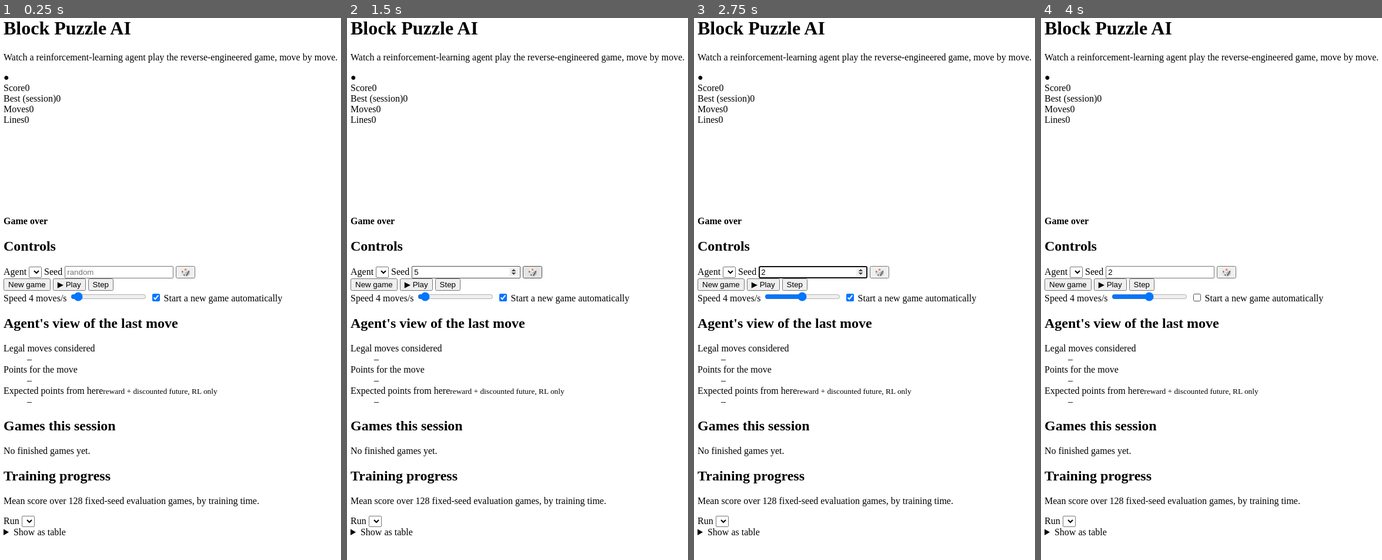
Above: before the commit, frames 1-4 (left to right).
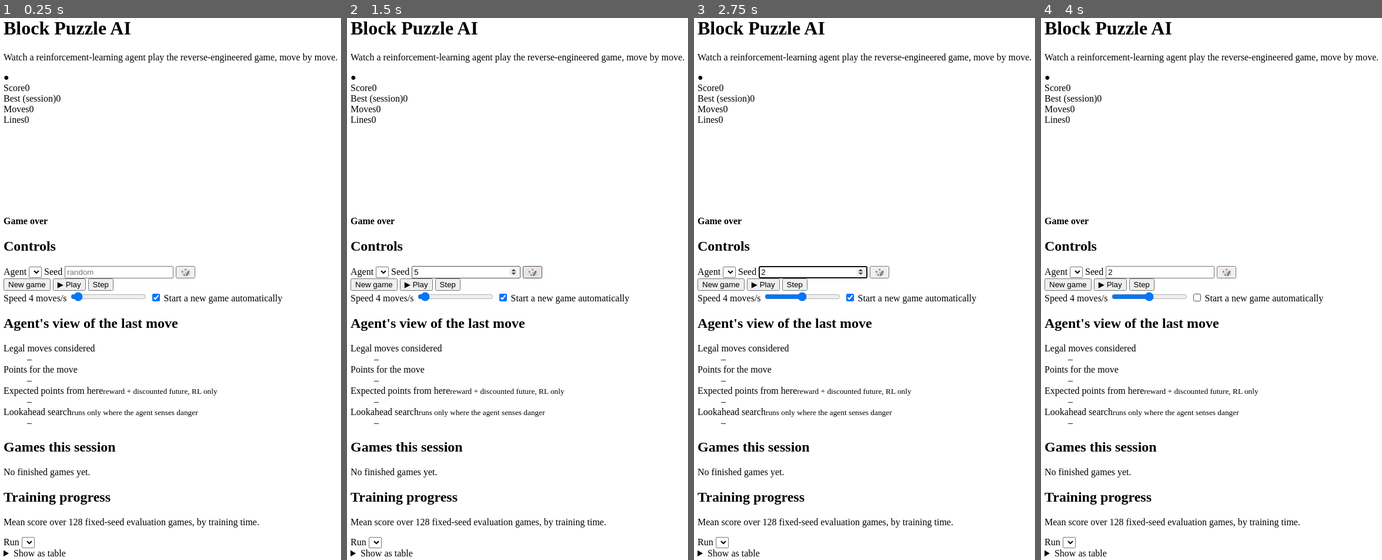
Above: after the commit, the same moments.

Repository: mulmlord/block_puzzle_ai
Game: browser game, page src/block_puzzle_ai/viewer/static/index.html
The game is run twice, just before and just after one commit, with the same random seed, the same clock (stepped at 60 frames per second) and the same inputs.
Inputs (mouse positions are in pixels of both pictures, inside the frame that each line leads up to):
- Up to frame 1 (0.25 s): no input
- Up to frame 2 (1.5 s): click (466, 272) at 0.27 s; type "5" at 0.27 s; click "▶ Play" at 0.52 s; move the mouse to (439, 175) at 1.07 s; click "🎲" at 1.27 s
- Up to frame 3 (2.75 s): move the mouse to (751, 158) at 1.67 s; click (803, 294) at 1.87 s; move the mouse to (820, 153) at 2.27 s; click (813, 272) at 2.47 s; type "2" at 2.47 s; tap Enter at 2.5 s
- Up to frame 4 (4 s): move the mouse to (1160, 186) at 2.87 s; click (1150, 294) at 3.07 s; move the mouse to (1088, 191) at 3.47 s; click (1197, 299) at 3.67 s

The runs differ from the first frame. In frame 1, 2.4% of the frame differs, in the area x 1-76%, y 71-100%; in frame 2, 2.4%; in frame 3, 2.4%; in frame 4, 2.4%.

Commit message:
Stage 10 (part 1): danger-gated lookahead search
LookaheadAgent re-scores the 8 best moves by an exact expectimax over the
next spawned piece wherever the best 1-ply Q drops below 110 (~2% of moves).
No retraining.

Seed 777, 64 games, 200k cap: mean 2,595,820 -> 5,985,303
(+3.39M, bootstrap 95% CI [+2.08M, +4.75M]), high score 21,739,880.
Seed-2025 A/B: death rate 0.37x base [0.28, 0.48]. fp32 head not adopted.

Also: spawn_distribution / BatchGame.from_state, deaths and moves_per_death
in evaluate, --search-below/--top-k, "RL + lookahead" in the viewer,
experiment scripts in scripts/.

Refs #10

Co-Authored-By: Claude Opus 5.5 <noreply@anthropic.com>

Diff:
--- a/src/block_puzzle_ai/viewer/static/app.js
+++ b/src/block_puzzle_ai/viewer/static/app.js
@@ -212,7 +212,7 @@
   $("seed").placeholder = `random (now ${msg.seed})`;
   $("overlay").classList.add("hidden");
   updateStats(msg.state, msg.best);
-  for (const id of ["legal", "points", "expected"]) $(id).textContent = "–";
+  for (const id of ["legal", "points", "expected", "search"]) $(id).textContent = "–";
   drawState(msg.state);
 }
 
@@ -274,6 +274,8 @@
   $("legal").textContent = msg.legal_moves;
   $("points").textContent = `+${msg.points}${msg.lines ? ` (${msg.lines} line${msg.lines > 1 ? "s" : ""})` : ""}`;
   $("expected").textContent = msg.expected == null ? "n/a" : Math.round(msg.expected).toLocaleString();
+  $("search").textContent =
+    msg.searched == null ? "n/a" : `${msg.searched ? "this move" : "not needed"} · ${msg.searches} this game`;
 }
 
 let toastTimer = null;
--- a/src/block_puzzle_ai/viewer/static/index.html
+++ b/src/block_puzzle_ai/viewer/static/index.html
@@ -57,6 +57,7 @@
           <dt>Legal moves considered</dt><dd id="legal">–</dd>
           <dt>Points for the move</dt><dd id="points">–</dd>
           <dt>Expected points from here<small>reward + discounted future, RL only</small></dt><dd id="expected">–</dd>
+          <dt>Lookahead search<small>runs only where the agent senses danger</small></dt><dd id="search">–</dd>
         </dl>
       </div>
 
Not shown, changed: docs/RESULTS.md
